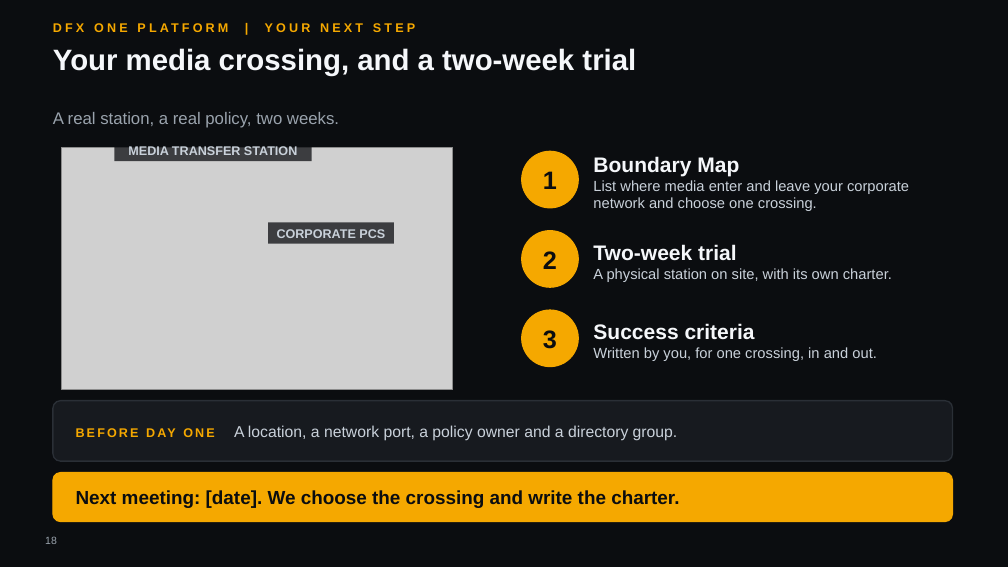
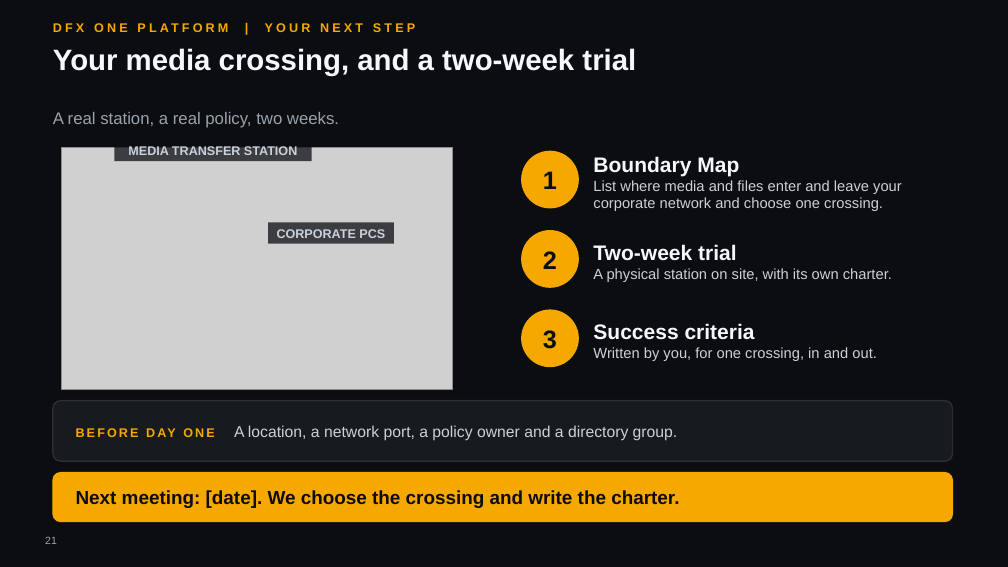
Before and after one commit to hybridus/DFX_Marketing, a slide deck: slide 21 of Projects/06_Presales_OnePlatform_Deck/DFX_OnePlatform_corp.pptx (slide 18 before the commit). Drawn at 1008x567 pixels with LibreOffice and Linux fonts; fonts in the diff are those of the drawing; grey boxes stand for pictures; background and template pictures are left out. Boxes give left, top, right and bottom in pixels: in the first picture for what was removed or moved away, otherwise in the second. Text is boxed around its words. In the diff, an @@ line names an element or a change of style, - is before the commit and + after.

```diff
--- a/Projects/06_Presales_OnePlatform_Deck/DFX_OnePlatform_corp.pptx
+++ b/Projects/06_Presales_OnePlatform_Deck/DFX_OnePlatform_corp.pptx
@@ text at [593, 180, 902, 211]: text changed @@
-List where media enter and leave your corporate network and choose one crossing.
+List where media and files enter and leave your corporate network and choose one crossing.
@@ page number at [45, 536, 57, 544]: text changed @@
-18
+21
```
Also in this commit, not shown: 2 other slides changed, 3 slides added, 15 other files.
